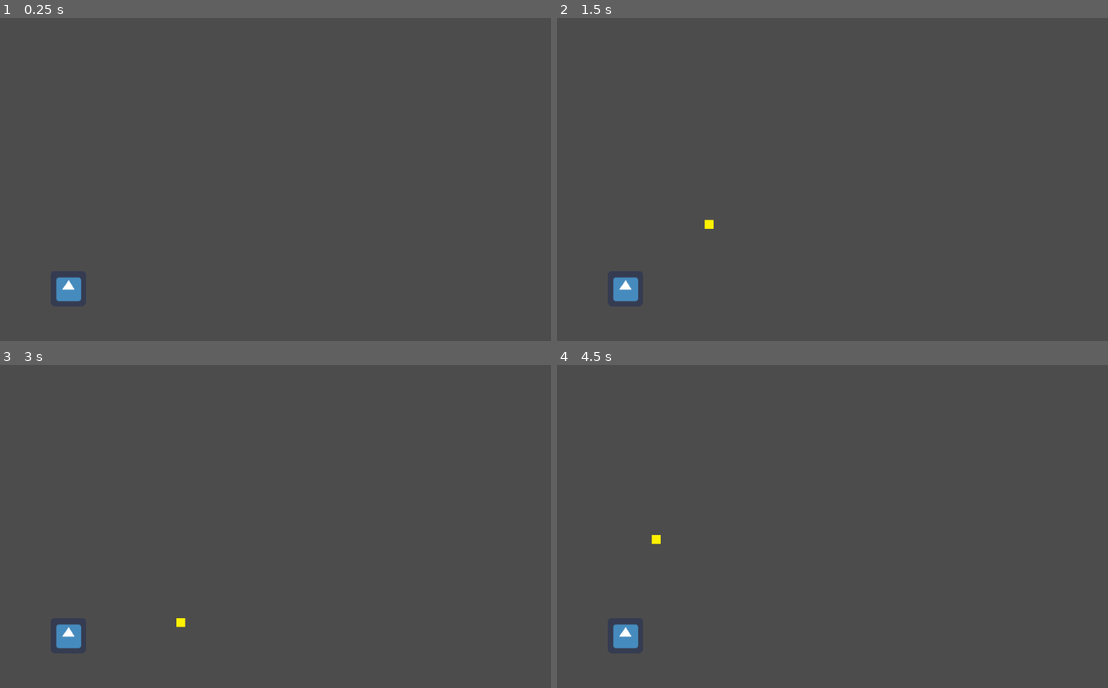
Above: before the commit, frames 1-4 (two rows, left to right).
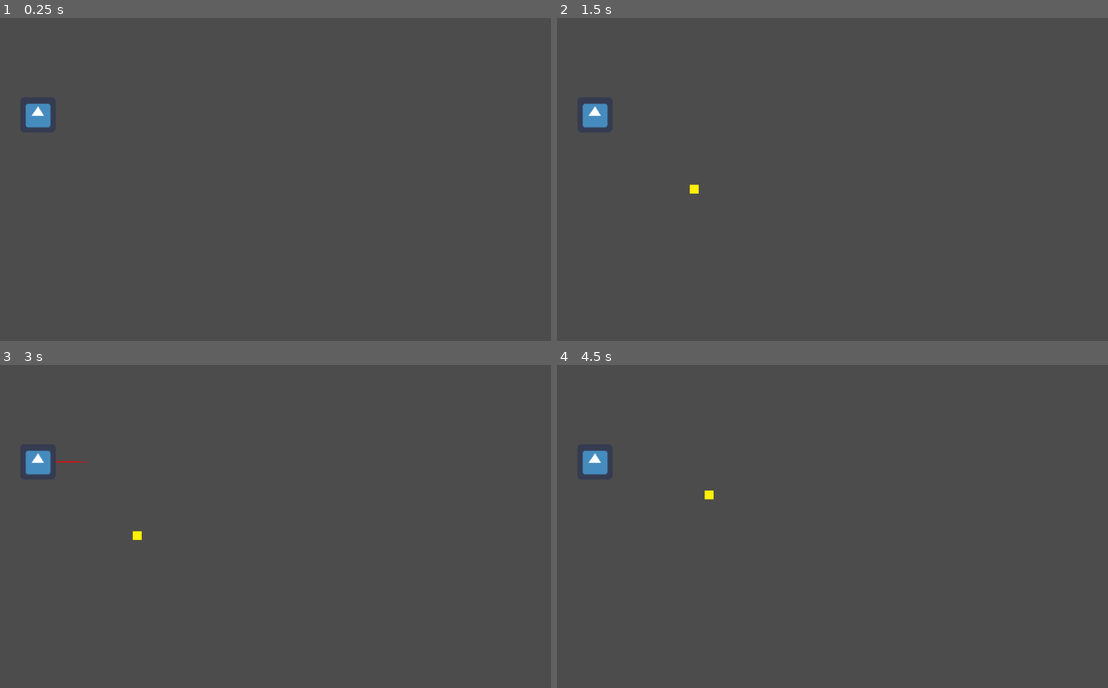
Above: after the commit, the same moments.

Repository: Tobbelidzen/Projection
Game: Godot game, scene res://Main.tscn
Same seed, same stepped clock (60 frames per second), same inputs: the game is played once before the commit and once after it. The engine's default icon, where the game draws it, is replaced by a stand-in: a white triangle on a blue panel in a dark square.
Inputs (mouse positions are in pixels of both pictures, inside the frame that each line leads up to):
- Up to frame 1 (0.25 s): no input
- Up to frame 2 (1.5 s): tap Enter at 0.5 s; move the mouse to (964, 160) at 0.52 s; click (964, 160) at 0.6 s; move the mouse to (727, 192) at 1.27 s; click (727, 192) at 1.35 s
- Up to frame 3 (3 s): move the mouse to (336, 448) at 2.02 s; click (336, 448) at 2.1 s; move the mouse to (253, 587) at 2.77 s; click (253, 587) at 2.85 s
- Up to frame 4 (4.5 s): move the mouse to (1008, 571) at 3.52 s; click (1008, 571) at 3.6 s; tap Space at 4.25 s; move the mouse to (667, 474) at 4.27 s; click (667, 474) at 4.35 s

The runs differ from the first frame. In frame 1, 0.7% of the frame differs, in the area x 4-15%, y 26-88%; in frame 2, 0.8%; in frame 3, 0.8%, in the area x 4-34%, y 26-88%; in frame 4, 0.8%.

Commit message:
Halvklar

Diff:
--- a/Bullet.gd
+++ b/Bullet.gd
@@ -5,7 +5,7 @@
 # Declare member variables here. Examples:
 # var a = 2
 # var b = "text"
-
+var shit = 0
 
 # Called when the node enters the scene tree for the first time.
 func _ready():
@@ -14,6 +14,10 @@
 
 # Called every frame. 'delta' is the elapsed time since the previous frame.
 func _process(delta):
+
+	#if shit == 0:
+		#$Calculate.calc()
+		#shit = 1
 	velocity += gravity
 	move_and_collide(velocity)
 #	pass
--- a/Bullet.tscn
+++ b/Bullet.tscn
@@ -15,3 +15,5 @@
 [node name="CollisionShape2D" type="CollisionShape2D" parent="."]
 shape = SubResource( 1 )
 disabled = true
+
+[node name="Calculate" type="Node2D" parent="."]
--- /dev/null
+++ b/Calculate.gd
@@ -0,0 +1,30 @@
+extends Node2D
+onready var bullet = get_parent()
+var new_pos = PoolVector2Array()
+
+func _ready():
+	pass
+
+func calc():
+	var start_pos = get_parent().position
+	var velocity = get_parent().velocity
+	var gravity = get_parent().gravity
+
+	var current_pos = Vector2()
+	var time = 0
+	#print(velocity)
+	new_pos.append((0.5*gravity*time*time)+(velocity*time)+start_pos)
+	time += 1
+	while new_pos[new_pos.size()-1].y <= start_pos.y:
+		#next_pos = 0.5*g*time^2+velocity*time+start_pos
+	#	print(0.5*gravity*time*time+velocity*time+start_pos)
+		new_pos.append((0.5*gravity*time*time)+(velocity*time)+start_pos)
+		time += 1
+	time = 0
+	get_parent().get_parent().draw_plx(new_pos)
+
+
+
+
+func _process(delta):
+	pass
--- a/Main.tscn
+++ b/Main.tscn
@@ -5,4 +5,6 @@
 [node name="Node2D" type="Node2D"]
 
 [node name="Artillery" parent="." instance=ExtResource( 1 )]
-position = Vector2( 124.14, 504.569 )
+position = Vector2( 68.581, 188.676 )
+
+[connection signal="input_event" from="Artillery" to="Artillery" method="_on_Artillery_input_event"]
--- a/Player.gd
+++ b/Player.gd
@@ -1,17 +1,13 @@
 extends KinematicBody2D
 
+var pool = PoolVector2Array()
 var scene = preload("res://Bullet.tscn")
-# Declare member variables here. Examples:
-# var a = 2
-# var b = "text"
 var shoot_vector = Vector2(0.0,0.0)
 
-# Called when the node enters the scene tree for the first time.
 func _ready():
-	pass # Replace with function body.
+	pass
 
 
-# Called every frame. 'delta' is the elapsed time since the previous frame.
 func _process(delta):
 	shoot_vector = get_global_mouse_position() - self.global_position
 	shoot_vector = shoot_vector.normalized()*30
@@ -20,4 +16,35 @@
 	if Input.is_action_just_pressed("shoot"):
 		var instance = scene.instance()
 		add_child(instance)
+		instance.global_position = global_position
 		instance.velocity = shoot_vector
+
+
+func _draw():
+	for x in pool.size():
+		draw_line(pool[x-1]-position,pool[x]-position,Color.red)
+
+func calc():
+	var start_pos = position
+	var velocity = shoot_vector
+	var gravity = Vector2(0,1)
+	var new_pos = PoolVector2Array()
+	var current_pos = Vector2()
+	var time = 0
+	#print(velocity)
+	new_pos.append(global_position)
+	#time += 1
+	while new_pos[new_pos.size()-1].y <= start_pos.y:
+		#next_pos = 0.5*g*time^2+velocity*time+start_pos
+	#	print(0.5*gravity*time*time+velocity*time+start_pos)
+		new_pos.append((0.5*gravity*time*time)+(velocity*time)+start_pos)
+		time += 1
+	time = 0
+	return new_pos
+
+func _input(event):
+	if event is InputEventMouseMotion:
+		pool = calc()
+		#print(pool)
+	update()
+	pass # Replace with function body.
